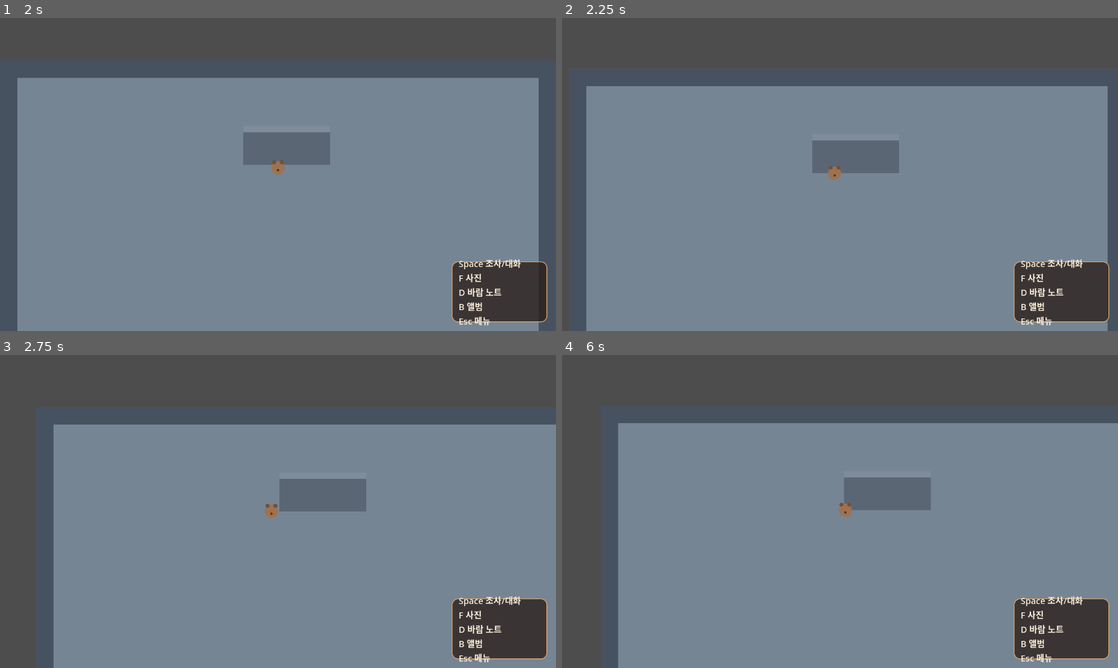
Above: before the commit, frames 1-4 (two rows, left to right).
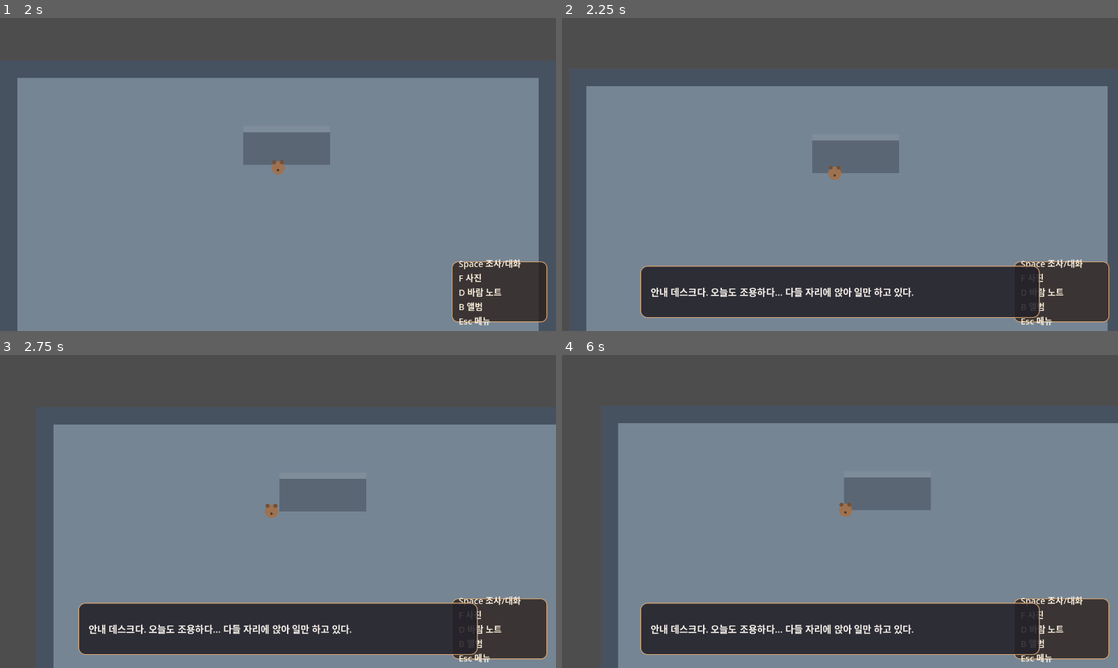
Above: after the commit, the same moments.

Repository: keun4jang/quple-episode-0
Game: Godot game, scene res://scenes/maps/TestLobby.tscn
Same seed, same stepped clock (60 frames per second), same inputs: the game is played once before the commit and once after it.
Inputs:
- Up to frame 1 (2 s): tap Enter (ui_accept) at 0.5, 1.35, 1.52, 1.82 s; hold Enter (ui_accept) 0.53-1.28 s; hold Up (ui_up) from 0.53 s (still down)
- Up to frame 2 (2.25 s): release Up (ui_up) at 2.03 s; hold Left (ui_left) from 2.03 s (still down); hold Enter (ui_accept) from 2.03 s (still down)
- Up to frame 3 (2.75 s): keep holding Left (ui_left); keep holding Enter (ui_accept)
- Up to frame 4 (6 s): release Enter (ui_accept) at 2.78 s; tap Enter (ui_accept) at 2.85, 3.02, 3.32, 4.35, 4.52, 4.82, 5.85 s; release Left (ui_left) at 3.53 s; hold Down (ui_down) 3.53-4.28 s; hold Enter (ui_accept) 3.53-4.28 s; hold Right (ui_right) 4.28-5.03 s; hold Up (ui_up) 5.03-5.78 s; hold Enter (ui_accept) 5.03-5.78 s; hold Right (ui_right) from 5.78 s (still down)

Frame 1 is identical in both runs. In frame 2, 11% of the frame differs, in the area x 14-86%, y 79-96%; in frame 3, 11%; in frame 4, 11%.

Commit message:
Add interaction system with dialogue box

Diff:
--- a/scenes/characters/PlayerQuokka.tscn
+++ b/scenes/characters/PlayerQuokka.tscn
@@ -1,9 +1,12 @@
-[gd_scene load_steps=3 format=3]
+[gd_scene load_steps=4 format=3]
 
 [ext_resource type="Script" path="res://scripts/player/player_quokka.gd" id="1"]
 
 [sub_resource type="CircleShape2D" id="CircleShape2D_1"]
 radius = 16.0
+
+[sub_resource type="CircleShape2D" id="CircleShape2D_2"]
+radius = 28.0
 
 [node name="PlayerQuokka" type="CharacterBody2D"]
 script = ExtResource("1")
@@ -33,3 +36,8 @@
 [node name="Camera2D" type="Camera2D" parent="."]
 position_smoothing_enabled = true
 position_smoothing_speed = 8.0
+
+[node name="InteractionArea" type="Area2D" parent="."]
+
+[node name="CollisionShape2D" type="CollisionShape2D" parent="InteractionArea"]
+shape = SubResource("CircleShape2D_2")
--- a/scenes/maps/TestLobby.tscn
+++ b/scenes/maps/TestLobby.tscn
@@ -1,7 +1,12 @@
-[gd_scene load_steps=3 format=3]
+[gd_scene load_steps=6 format=3]
 
 [ext_resource type="PackedScene" path="res://scenes/characters/PlayerQuokka.tscn" id="1"]
 [ext_resource type="PackedScene" path="res://scenes/ui/KeyGuideUI.tscn" id="2"]
+[ext_resource type="PackedScene" path="res://scenes/ui/DialogueBox.tscn" id="3"]
+[ext_resource type="Script" path="res://scripts/interaction/interactable.gd" id="4"]
+
+[sub_resource type="RectangleShape2D" id="RectangleShape2D_1"]
+size = Vector2(200, 80)
 
 [node name="TestLobby" type="Node2D"]
 
@@ -40,7 +45,17 @@
 color = Color(0.5, 0.55, 0.6, 1)
 polygon = PackedVector2Array(560, 150, 760, 150, 760, 165, 560, 165)
 
+[node name="ReceptionDeskInteractable" type="Area2D" parent="."]
+position = Vector2(660, 200)
+script = ExtResource("4")
+interact_text = "안내 데스크다. 오늘도 조용하다... 다들 자리에 앉아 일만 하고 있다."
+
+[node name="CollisionShape2D" type="CollisionShape2D" parent="ReceptionDeskInteractable"]
+shape = SubResource("RectangleShape2D_1")
+
 [node name="PlayerQuokka" parent="." instance=ExtResource("1")]
 position = Vector2(640, 450)
 
 [node name="KeyGuideUI" parent="." instance=ExtResource("2")]
+
+[node name="DialogueBox" parent="." instance=ExtResource("3")]
--- /dev/null
+++ b/scenes/ui/DialogueBox.tscn
@@ -0,0 +1,50 @@
+[gd_scene load_steps=3 format=3]
+
+[ext_resource type="Script" path="res://scripts/ui/dialogue_box.gd" id="1"]
+
+[sub_resource type="StyleBoxFlat" id="StyleBoxFlat_1"]
+bg_color = Color(0.14, 0.13, 0.16, 0.88)
+corner_radius_top_left = 16
+corner_radius_top_right = 16
+corner_radius_bottom_left = 16
+corner_radius_bottom_right = 16
+border_width_left = 2
+border_width_top = 2
+border_width_right = 2
+border_width_bottom = 2
+border_color = Color(0.85, 0.65, 0.45, 0.9)
+
+[node name="DialogueBox" type="CanvasLayer"]
+script = ExtResource("1")
+visible = false
+
+[node name="PanelRect" type="Panel" parent="."]
+anchors_preset = 12
+anchor_left = 0.5
+anchor_top = 1.0
+anchor_right = 0.5
+anchor_bottom = 1.0
+offset_left = -460.0
+offset_top = -150.0
+offset_right = 460.0
+offset_bottom = -30.0
+grow_horizontal = 2
+grow_vertical = 0
+theme_override_styles/panel = SubResource("StyleBoxFlat_1")
+
+[node name="MarginContainer" type="MarginContainer" parent="PanelRect"]
+layout_mode = 1
+anchors_preset = 15
+anchor_right = 1.0
+anchor_bottom = 1.0
+theme_override_constants/margin_left = 24
+theme_override_constants/margin_top = 18
+theme_override_constants/margin_right = 24
+theme_override_constants/margin_bottom = 18
+
+[node name="Label" type="Label" parent="PanelRect/MarginContainer"]
+layout_mode = 2
+theme_override_colors/font_color = Color(0.97, 0.95, 0.92, 1)
+theme_override_font_sizes/font_size = 22
+autowrap_mode = 2
+text = ""
--- /dev/null
+++ b/scripts/interaction/interactable.gd
@@ -0,0 +1,6 @@
+extends Area2D
+
+@export var interact_text: String = ""
+
+func _ready() -> void:
+	add_to_group("interactable")
--- a/scripts/player/player_quokka.gd
+++ b/scripts/player/player_quokka.gd
@@ -1,6 +1,13 @@
 extends CharacterBody2D
 
 const SPEED: float = 140.0
+
+var nearby_interactables: Array[Area2D] = []
+var dialogue_box: CanvasLayer = null
+
+func _ready() -> void:
+	$InteractionArea.area_entered.connect(_on_interaction_area_entered)
+	$InteractionArea.area_exited.connect(_on_interaction_area_exited)
 
 func _physics_process(_delta: float) -> void:
 	var input_vector := Vector2.ZERO
@@ -10,3 +17,25 @@
 
 	velocity = input_vector * SPEED
 	move_and_slide()
+
+func _unhandled_input(event: InputEvent) -> void:
+	if not event.is_action_pressed("ui_accept"):
+		return
+
+	if dialogue_box == null:
+		dialogue_box = get_tree().get_first_node_in_group("dialogue_box")
+
+	if dialogue_box == null:
+		return
+
+	if dialogue_box.is_open():
+		dialogue_box.hide_box()
+	elif nearby_interactables.size() > 0:
+		dialogue_box.show_text(nearby_interactables[0].interact_text)
+
+func _on_interaction_area_entered(area: Area2D) -> void:
+	if area.is_in_group("interactable"):
+		nearby_interactables.append(area)
+
+func _on_interaction_area_exited(area: Area2D) -> void:
+	nearby_interactables.erase(area)
--- /dev/null
+++ b/scripts/ui/dialogue_box.gd
@@ -0,0 +1,17 @@
+extends CanvasLayer
+
+@onready var label: Label = $PanelRect/MarginContainer/Label
+
+func _ready() -> void:
+	add_to_group("dialogue_box")
+	hide_box()
+
+func show_text(text: String) -> void:
+	label.text = text
+	visible = true
+
+func hide_box() -> void:
+	visible = false
+
+func is_open() -> bool:
+	return visible
